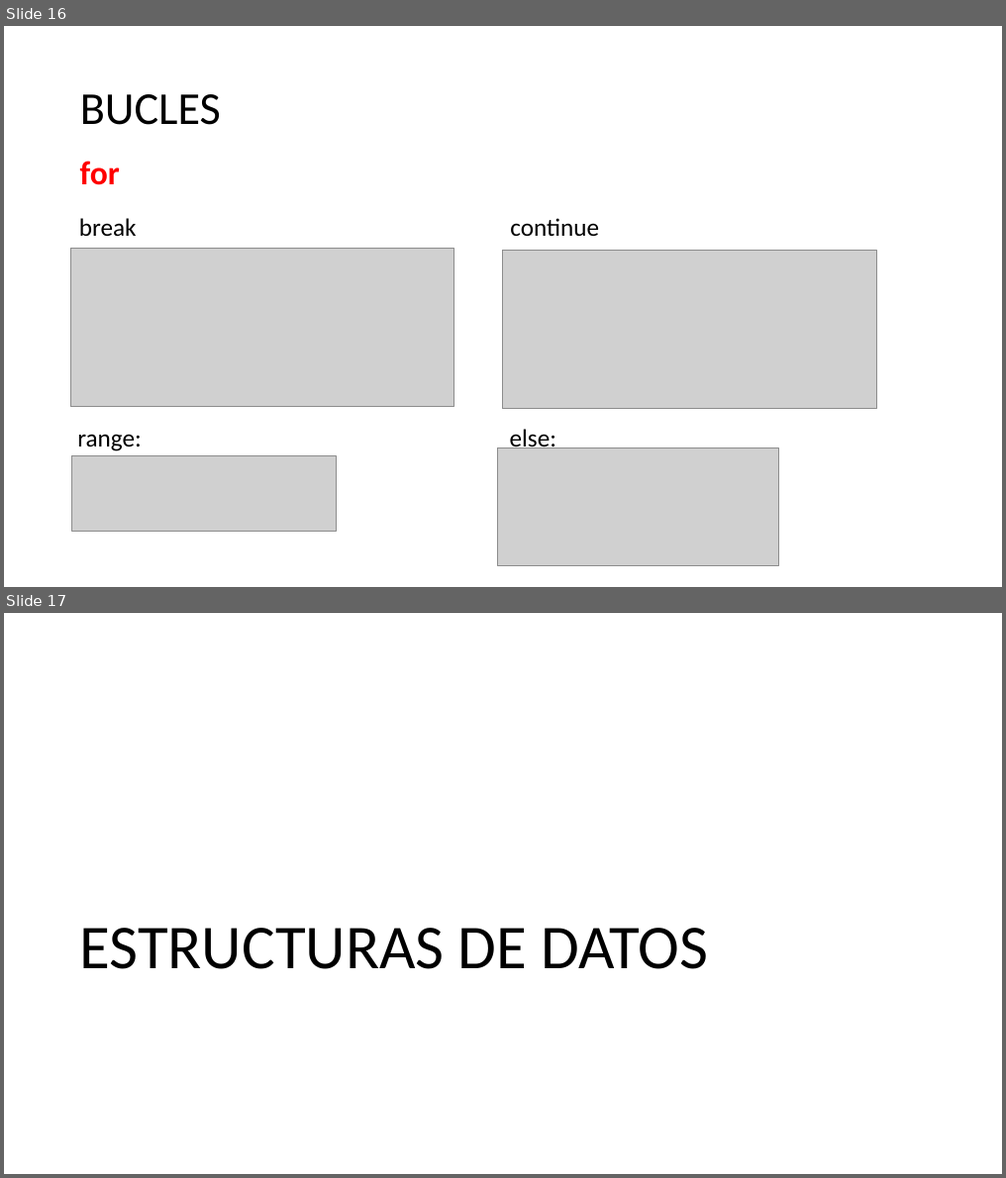
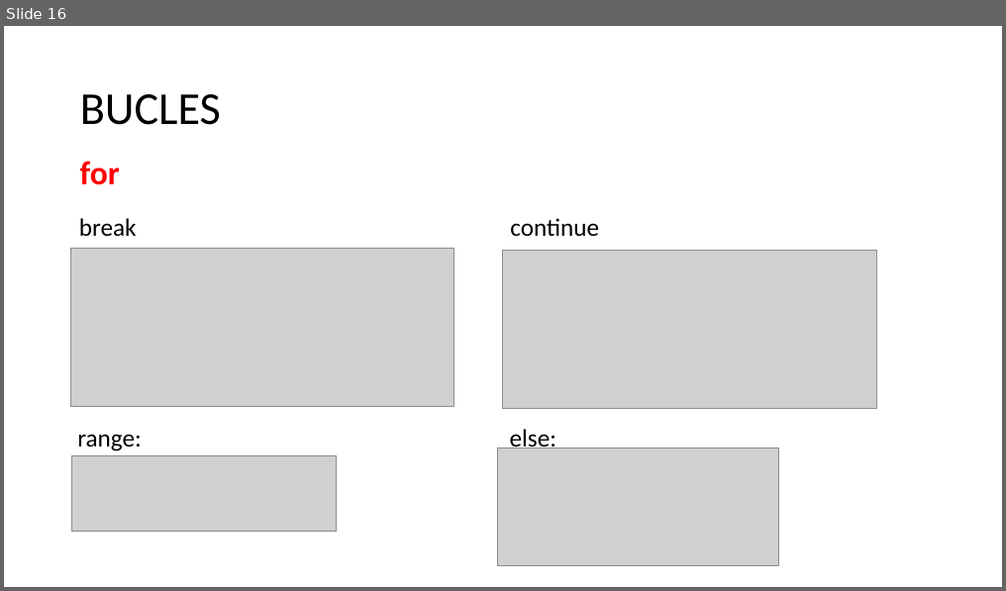
Before and after one commit to eastor112/prograIntro2021, a slide deck: Clase 7/[01]-Python.pptx. Shown one above the other, each under a label of ours: slides 16 and 17 before the commit, slide 16 after it. The pictures are 1006x1178 and 1006x591 pixels, drawn with LibreOffice and Linux fonts; fonts in the diff are those of the drawing; grey boxes stand for pictures. Boxes give left, top, right and bottom in pixels: in the first picture for what was removed or moved away, otherwise in the second. Text is boxed around its words. In the diff, an @@ line names an element or a change of style, - is before the commit and + after.

```diff
--- a/Clase 7/[01]-Python.pptx
+++ b/Clase 7/[01]-Python.pptx
@@ slide 17 removed at box(4, 613, 1002, 1174), background #FFFFFF @@
@@ title removed at box(79, 928, 709, 969) @@
-ESTRUCTURAS DE DATOS
```
Also in this commit, not shown: 1 slide changed, 40 other slides removed, 7 other files.
